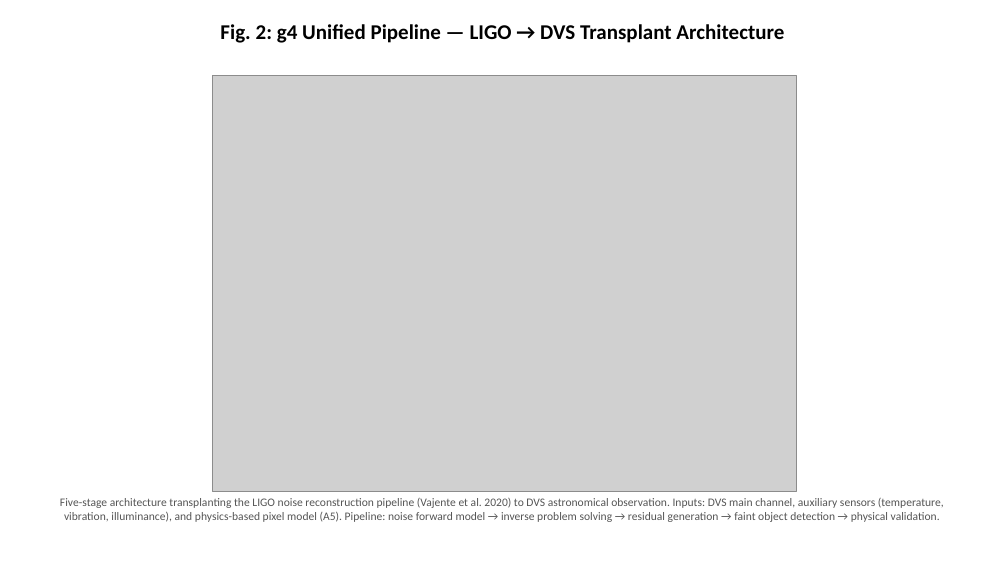
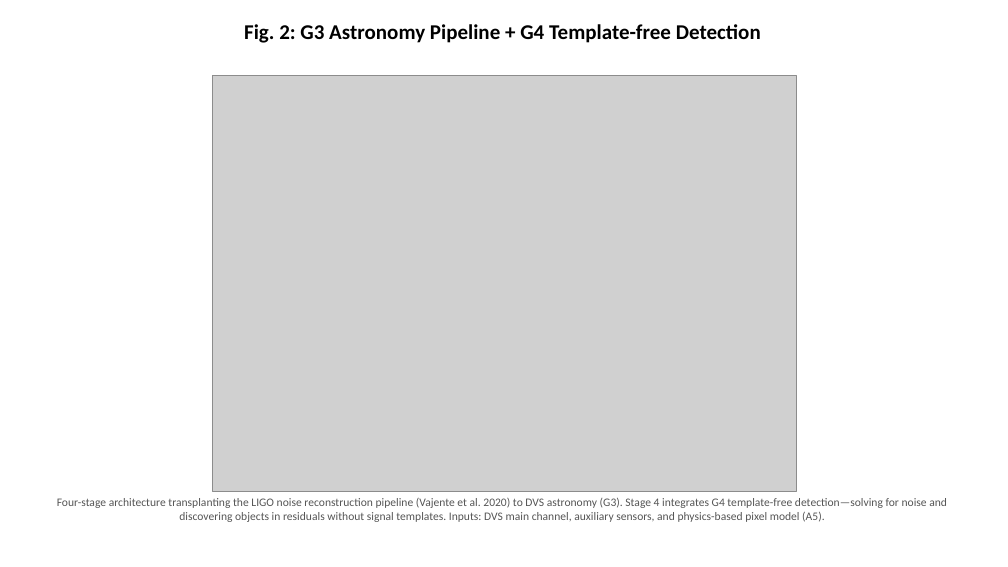
Before and after one commit to bougtoir/heat-accidents-mortality, a slide deck: slide 2 of dvs_noise_inverse_problem/dvs_noise_inverse_problem_figures_en.pptx. Drawn at 1008x567 pixels with LibreOffice and Linux fonts; fonts in the diff are those of the drawing; grey boxes stand for pictures. Boxes give left, top, right and bottom in pixels: in the first picture for what was removed or moved away, otherwise in the second. Text is boxed around its words. In the diff, an @@ line names an element or a change of style, - is before the commit and + after.

```diff
--- a/dvs_noise_inverse_problem/dvs_noise_inverse_problem_figures_en.pptx
+++ b/dvs_noise_inverse_problem/dvs_noise_inverse_problem_figures_en.pptx
@@ text at box(244, 24, 761, 43): text changed @@
-Fig. 2: g4 Unified Pipeline — LIGO → DVS Transplant Architecture
+Fig. 2: G3 Astronomy Pipeline + G4 Template-free Detection
@@ text at box(57, 498, 947, 522): text changed @@
-Five-stage architecture transplanting the LIGO noise reconstruction pipeline (Vajente et al. 2020) to DVS astronomical observation. Inputs: DVS main channel, auxiliary sensors (temperature, vibration, illuminance), and physics-based pixel model (A5). Pipeline: noise forward model → inverse problem solving → residual generation → faint object detection → physical validation.
+Four-stage architecture transplanting the LIGO noise reconstruction pipeline (Vajente et al. 2020) to DVS astronomy (G3). Stage 4 integrates G4 template-free detection—solving for noise and discovering objects in residuals without signal templates. Inputs: DVS main channel, auxiliary sensors, and physics-based pixel model (A5).
```
Also in this commit, not shown: 1 other slide changed, 10 other files.
